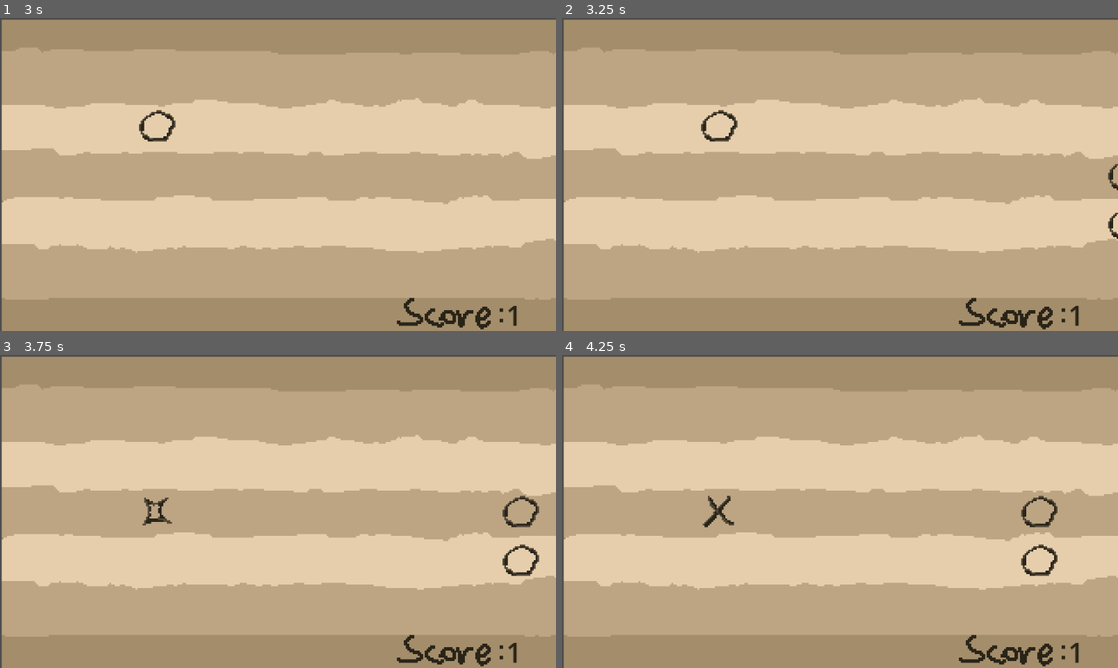
Above: before the commit, frames 1-4 (two rows, left to right).
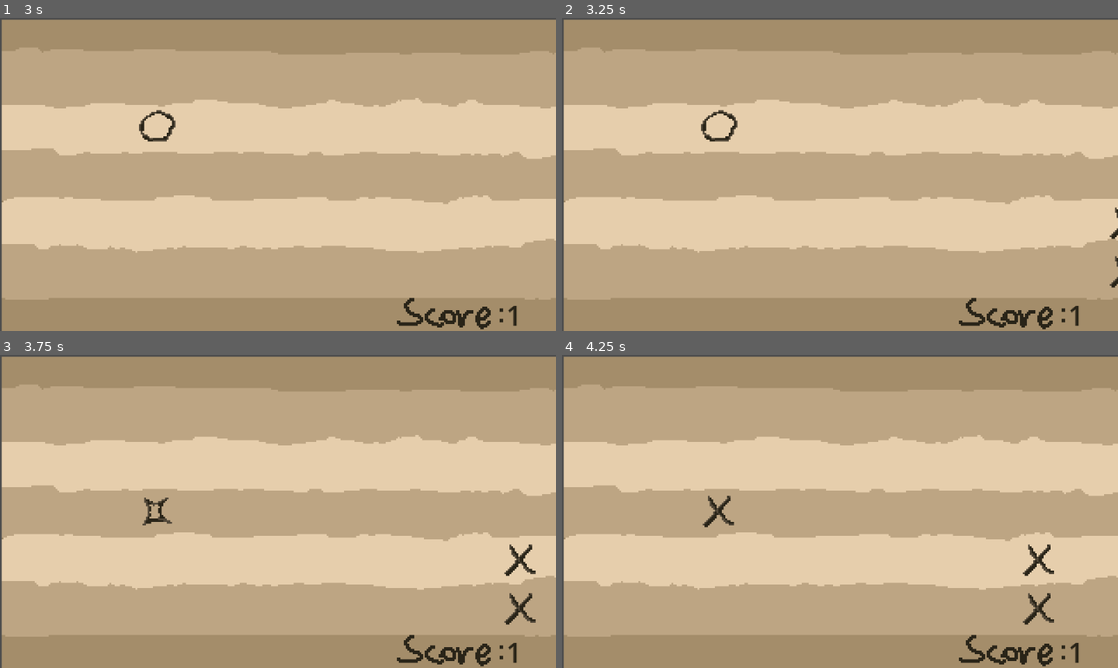
Above: after the commit, the same moments.

Repository: redsponge-jams/SlideTacToe
Game: Godot game, scene res://game.tscn
The game is run twice, just before and just after one commit, with the same random seed, the same clock (stepped at 60 frames per second) and the same inputs.
Inputs:
- Up to frame 1 (3 s): tap Enter at 0.5, 2 s; hold Up (ui_up) 0.53-2.03 s; tap Space at 1.25 s; hold Left (ui_left) from 2.03 s (still down)
- Up to frame 2 (3.25 s): keep holding Left (ui_left)
- Up to frame 3 (3.75 s): release Left (ui_left) at 3.53 s; hold Down (ui_down) from 3.53 s (still down)
- Up to frame 4 (4.25 s): keep holding Down (ui_down)

Frame 1 is identical in both runs. In frame 2, 0.2% of the frame differs, in the area x 98-100%, y 46-87%; in frame 3, 0.8%, in the area x 90-97%, y 44-87%; in frame 4, 0.8%.

Commit message:
add itch data and fix bug

Diff:
--- a/game_mgr.gd
+++ b/game_mgr.gd
@@ -35,7 +35,7 @@
 	score_changed.emit(score)
 
 func start_game():
-	score = 0
+	set_score(0)
 	is_game_running = true
 	game_start.emit()
 
--- a/obstacle.gd
+++ b/obstacle.gd
@@ -5,6 +5,8 @@
 @export var expected_row: int = 4
 @export var speed: float = 50.0
 @export var is_tutorial: bool = false;
+
+var checked = false;
 
 var THRESHOLD = 20 + (28 * 2) + (28 / 2)
 var HINTS = [
@@ -72,8 +74,9 @@
 	position.x -= speed * delta
 
 	position.x = max(position.x, THRESHOLD)
-	if position.x <= THRESHOLD and speed > 0:
+	if position.x <= THRESHOLD and speed > 0 and not checked:
 		emit_signal("check_me", self, expected_mark(), expected_row)
+		checked = true
 		speed = 0
 		#queue_free()
 
--- a/project.godot
+++ b/project.godot
@@ -10,10 +10,10 @@
 
 [application]
 
-config/name="TicTacToe Game"
+config/name="Slide Tac Toe"
 run/main_scene="res://game.tscn"
 config/features=PackedStringArray("4.7", "Forward Plus")
-config/icon="res://icon.svg"
+config/icon="uid://maffnotuixvu"
 
 [display]
 
--- a/spawner.gd
+++ b/spawner.gd
@@ -29,6 +29,8 @@
 func spawn_obstacle():
 	var obstacle: Obstacle = obstacle_scene.instantiate()
 	obstacle.expected_row = randi_range(0, 4)
+	while obstacle.expected_row == player.row:
+		obstacle.expected_row = randi_range(0, 4)
 	obstacle.position.x = 320 + (28 * 2)
 	obstacle.speed += game_manager.score * 2
 	obstacle.check_me.connect(game_manager._on_obstacle_check_me)
@@ -46,7 +48,8 @@
 
 
 func _on_spawn_timer_timeout() -> void:
-	spawn_obstacle()
+	pass
+	# spawn_obstacle()
 
 
 func _on_game_manager_game_start() -> void:
@@ -56,4 +59,6 @@
 
 func _on_game_manager_game_over() -> void:
 	$SpawnTimer.stop()
+	for child in obstacle_holder.get_children():
+		child.queue_free()
 	spawn_tutorial_obstacle()
Binary file added: banner.aseprite
Binary file added: banner.png
Not shown, added: banner.png.import
Not shown, added: export_presets.cfg
Binary file added: logo.gif
Binary file added: menu.png
Not shown, added: menu.png.import
Binary file added: preview-1.gif
Binary file added: preview-2.gif
Not shown, changed: .gitignore
